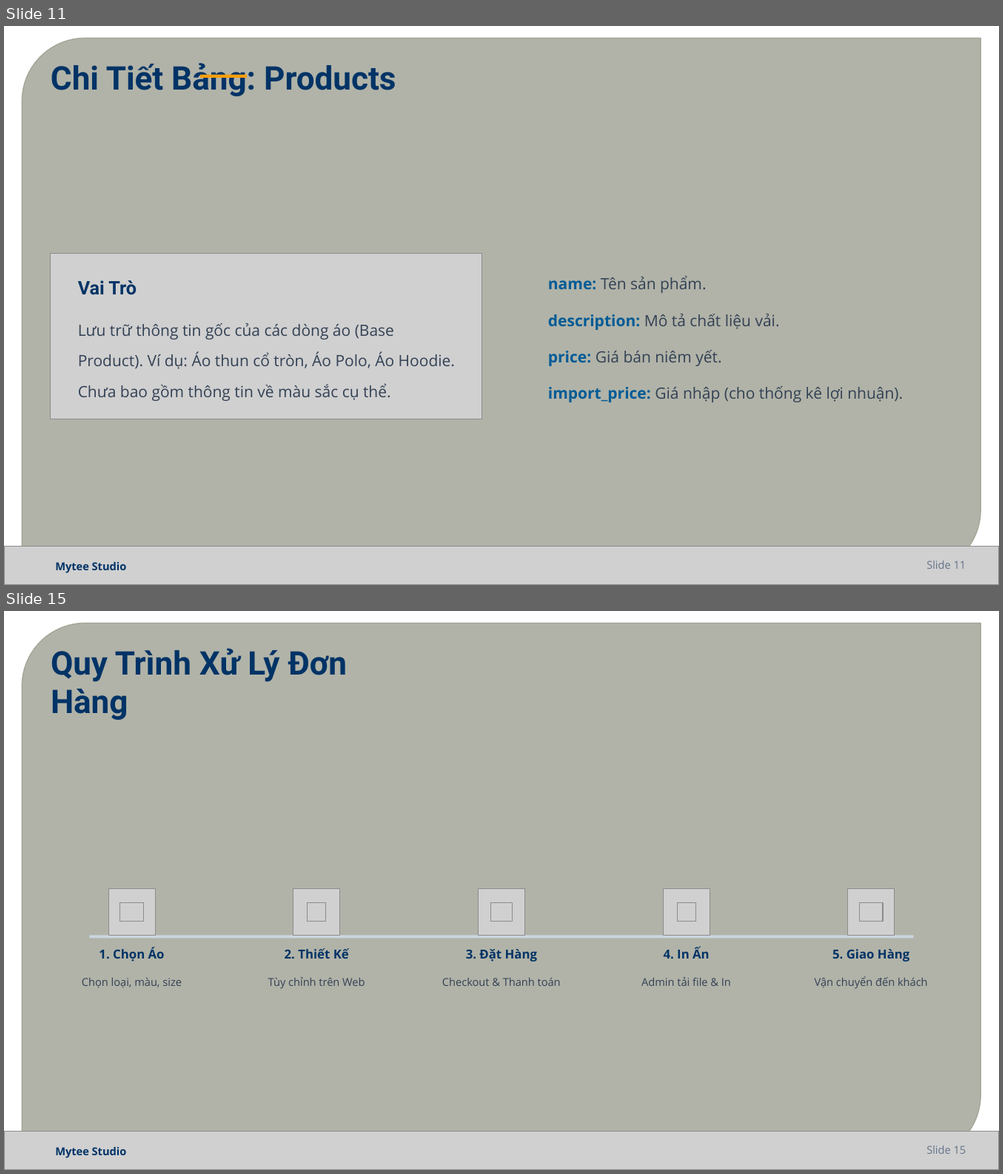
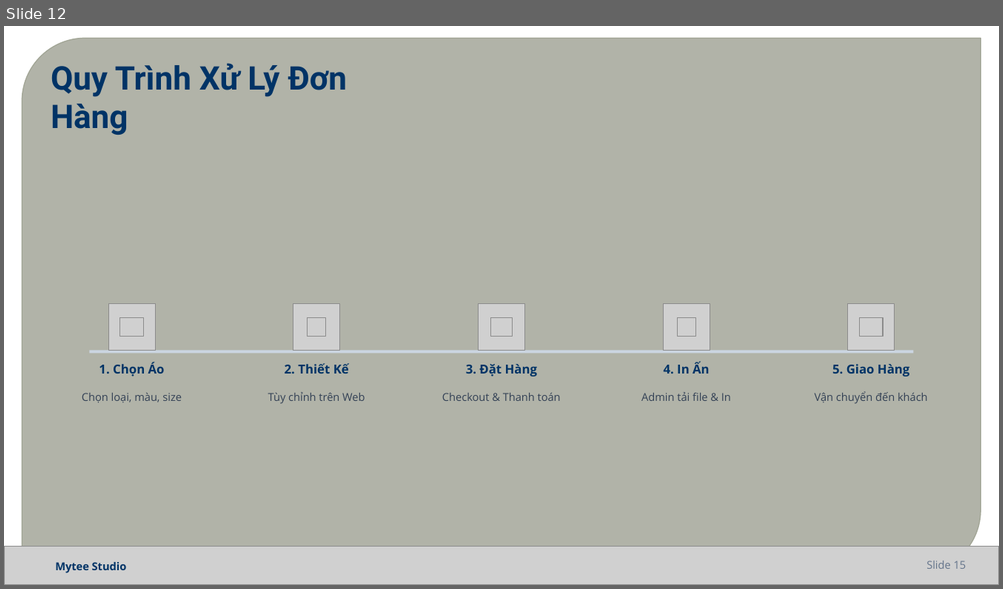
Before and after one commit to baongoc1710/cn-da22ttb-vobaongoc-shop-editor, a slide deck: Báo Cáo Đồ Án CN - Mytee Studio.pptx. Shown one above the other, each under a label of ours: slides 11 and 15 before the commit, slide 12 after it; the slides between them are not shown. The pictures are 1003x1174 and 1003x589 pixels, drawn with LibreOffice and Linux fonts; fonts in the diff are those of the drawing; grey boxes stand for pictures; background and template pictures are left out. Boxes give left, top, right and bottom in pixels: in the first picture for what was removed or moved away, otherwise in the second. Text is boxed around its words. In the diff, an @@ line names an element or a change of style, - is before the commit and + after.

```diff
--- a/Báo Cáo Đồ Án CN - Mytee Studio.pptx
+++ b/Báo Cáo Đồ Án CN - Mytee Studio.pptx
@@ slide 11 removed at (4, 26, 999, 585), background picture (left out); not listed: 1 template element that a slide beside it also shows @@
@@ text removed at (51, 63, 395, 96) @@
-Chi Tiết Bảng: Products
@@ rectangle removed at (200, 75, 247, 78) @@
@@ picture removed at (51, 254, 482, 420) @@
@@ text removed at (78, 281, 136, 295) @@
-Vai Trò
@@ text removed at (548, 276, 706, 293) @@
-name: Tên sản phẩm.
@@ text removed at (548, 314, 780, 330) @@
-description: Mô tả chất liệu vải.
@@ text removed at (78, 323, 455, 369) @@
-Lưu trữ thông tin gốc của các dòng áo (Base Product). Ví dụ: Áo thun cổ tròn, Áo Polo, Áo Hoodie.
@@ text removed at (548, 350, 721, 366) @@
-price: Giá bán niêm yết.
@@ text removed at (78, 384, 391, 401) @@
-Chưa bao gồm thông tin về màu sắc cụ thể.
@@ text removed at (548, 386, 902, 403) @@
-import_price: Giá nhập (cho thống kê lợi nhuận).
@@ picture removed at (4, 547, 999, 585) @@
@@ text removed at (55, 562, 127, 574) @@
-Mytee Studio
@@ text removed at (926, 561, 966, 569) @@
-Slide 11
@@ what was slide 15 is now slide 12 @@
```
Also in this commit, not shown: 8 slides changed, 4 slides added, 6 other slides removed, 11 other files.
